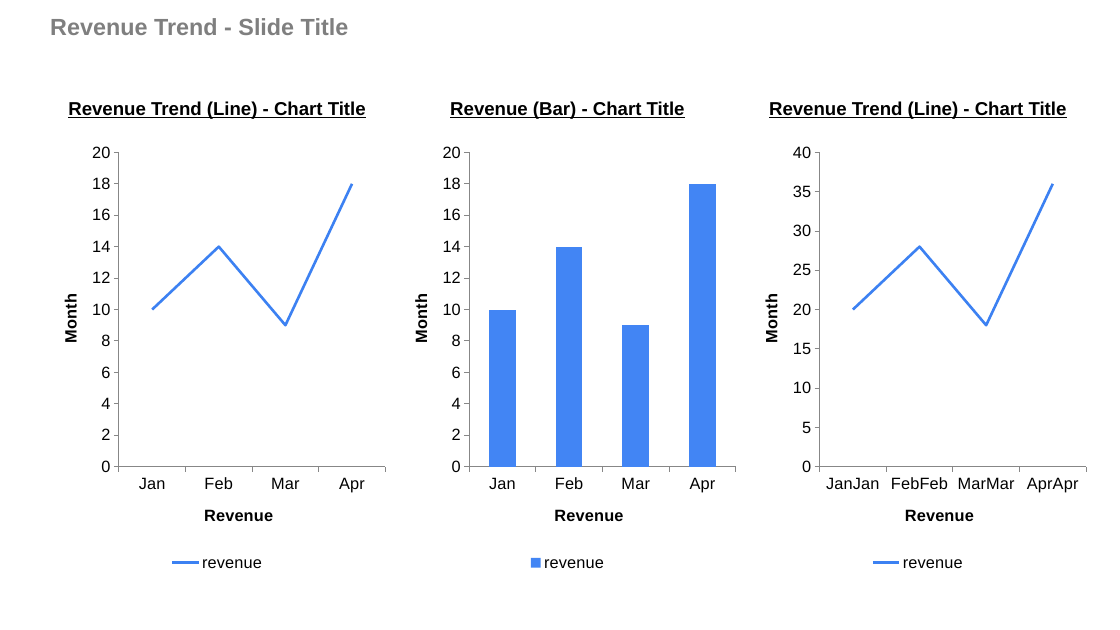
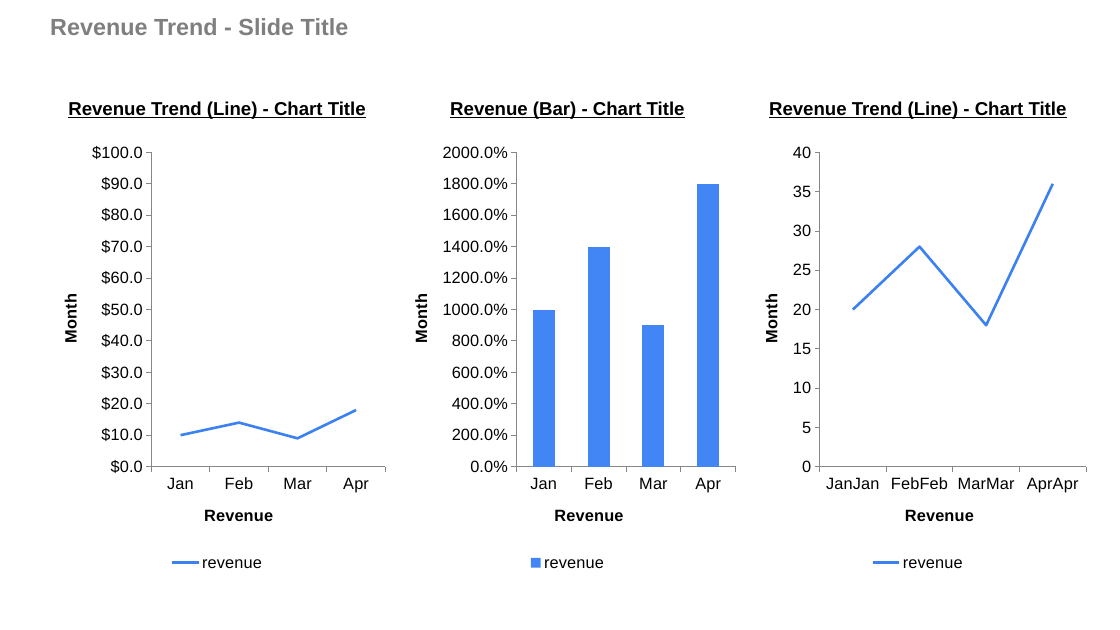
Before and after one commit to josephcobb111/deckbridge, a slide deck: slide 4 of notebooks/demo.pptx. Drawn at 1120x630 pixels with LibreOffice and Linux fonts; fonts in the diff are those of the drawing. Boxes give left, top, right and bottom in pixels: in the first picture for what was removed or moved away, otherwise in the second. Text is boxed around its words. In the diff, an @@ line names an element or a change of style, - is before the commit and + after.

Commit message:
value axis format

```diff
--- a/notebooks/demo.pptx
+++ b/notebooks/demo.pptx
@@ line chart at (x1=42, y1=134, x2=392, y2=576) @@
@@ value axis changed @@
@@ column chart at (x1=392, y1=134, x2=743, y2=576) @@
@@ value axis changed @@
```
Also in this commit, not shown: 2 other slides changed, 5 other files.
